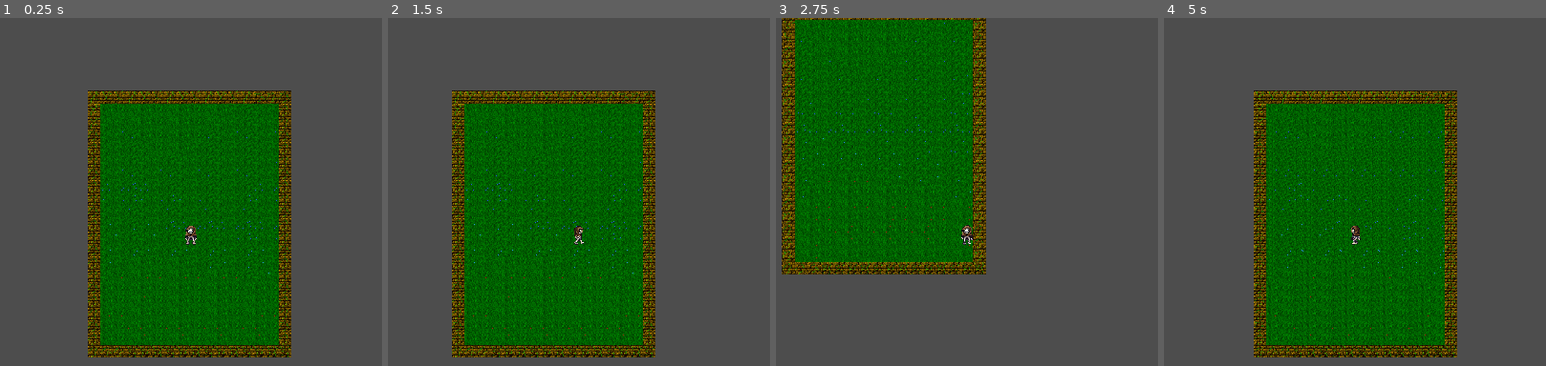
Above: before the commit, frames 1-4 (left to right).
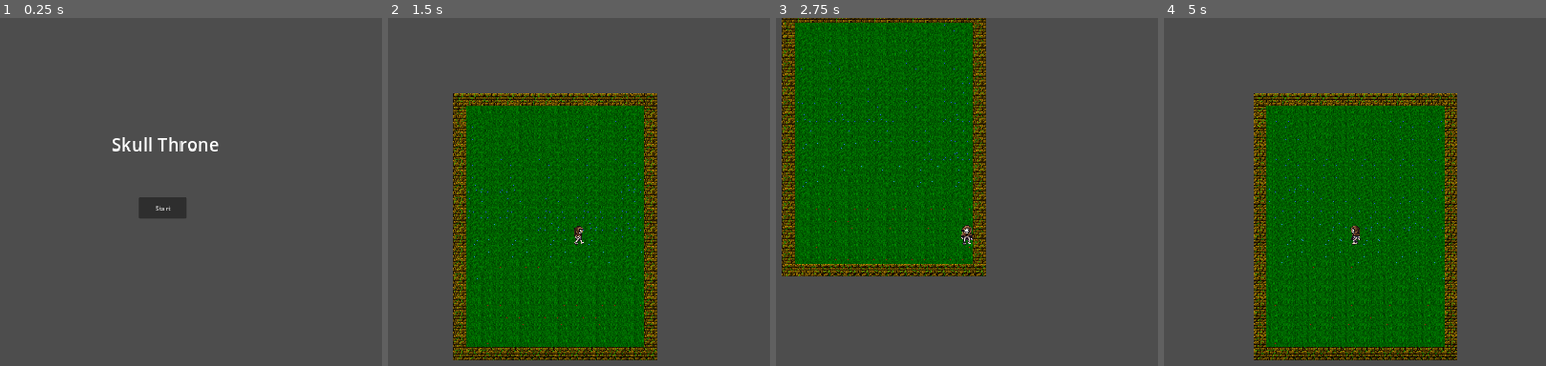
Above: after the commit, the same moments.

Repository: vperezvil/skull-throne
Game: Godot game, scene res://scenes/world.tscn
The game is run twice, just before and just after one commit, with the same random seed, the same clock (stepped at 60 frames per second) and the same inputs.
Inputs (mouse positions are in pixels of both pictures, inside the frame that each line leads up to):
- Up to frame 1 (0.25 s): no input
- Up to frame 2 (1.5 s): click (552, 209) at 0.5 s, where only the run after the commit has a clickable "Start"; tap Enter at 1.25 s; hold Right (ui_right) from 1.28 s (still down)
- Up to frame 3 (2.75 s): release Right (ui_right) at 2.03 s; hold Down (ui_down) from 2.03 s (still down)
- Up to frame 4 (5 s): release Down (ui_down) at 2.78 s; hold Right (ui_right) 2.78-3.53 s; tap Space at 3.5 s; hold Up (ui_up) 3.53-4.28 s; hold Left (ui_left) from 4.28 s (still down)

The runs differ from the first frame. In frame 1, 41% of the frame differs, in the area x 23-77%, y 20-98%; in frame 2, 18%; in frame 3, 16%; in frame 4, 17%.

Commit message:
Add a start menu

Diff:
--- /dev/null
+++ b/UI.gd
@@ -0,0 +1,19 @@
+extends CanvasLayer
+
+signal game_started
+@onready var menu = $"main-menu"
+# Called when the node enters the scene tree for the first time.
+func _ready():
+	pass # Replace with function body.
+
+
+# Called every frame. 'delta' is the elapsed time since the previous frame.
+func _process(delta):
+	pass
+
+
+func _on_play_pressed():
+	game_started.emit()
+
+func _on_world_map_generated():
+	menu.visible = false
--- a/scenes/world.gd
+++ b/scenes/world.gd
@@ -3,13 +3,20 @@
 var tilemap = null
 var player = null
 var boss_room_position = Vector2()
-
+var game_state
+enum GameState {IDLE, RUNNING, ENDED}
+@onready var ui = $ui
+signal map_generated
 var rooms = []
 # Called when the node enters the scene tree for the first time.
 func _ready():
 	tilemap = $Map
 	player = $TinyBones
+	player.visible = false
+	ui.game_started.connect(game_started)
 
+
+func game_started():
 	# Generate the map layout
 	generate_map()
 
@@ -18,12 +25,11 @@
 		var shape = ShapeCast2D.new()
 		shape.shape = player.get_child(0)
 		if !shape.is_colliding():
-			player.set_position(r.end / 2)
-
+			player.set_position(r.get_center())
+	player.visible = true
 	# Place boss room
 	#place_boss_room()
-
-
+	map_generated.emit()
 # Called every frame. 'delta' is the elapsed time since the previous frame.
 func _process(delta):
 	pass
--- a/scenes/world.tscn
+++ b/scenes/world.tscn
@@ -6,6 +6,7 @@
 [ext_resource type="Texture2D" uid="uid://dobmn3f1283i6" path="res://assets/map/floor/cobble_atlas_1.png" id="2_jfbwa"]
 [ext_resource type="Texture2D" uid="uid://btocr5dtn0m3l" path="res://assets/map/wall/grass_wall.png" id="3_6ommp"]
 [ext_resource type="Script" path="res://scenes/Map.gd" id="3_wvnbh"]
+[ext_resource type="PackedScene" uid="uid://cpq13kxejjodc" path="res://scripts/ui.tscn" id="7_16ak5"]
 
 [sub_resource type="TileSetAtlasSource" id="TileSetAtlasSource_o0l37"]
 texture = ExtResource("1_j8ert")
@@ -138,3 +139,7 @@
 
 [node name="TinyBones" parent="." instance=ExtResource("2_b0oxb")]
 position = Vector2(541, 346)
+
+[node name="ui" parent="." instance=ExtResource("7_16ak5")]
+
+[connection signal="map_generated" from="." to="ui" method="_on_world_map_generated"]
--- /dev/null
+++ b/scripts/ui.tscn
@@ -0,0 +1,27 @@
+[gd_scene load_steps=2 format=3 uid="uid://cpq13kxejjodc"]
+
+[ext_resource type="Script" path="res://UI.gd" id="1_1ysiq"]
+
+[node name="UI" type="CanvasLayer"]
+script = ExtResource("1_1ysiq")
+
+[node name="in-game" type="Node2D" parent="."]
+
+[node name="main-menu" type="Node2D" parent="."]
+
+[node name="Play" type="Button" parent="main-menu"]
+offset_left = 829.0
+offset_top = 451.0
+offset_right = 949.0
+offset_bottom = 505.0
+text = "Start"
+
+[node name="RichTextLabel" type="RichTextLabel" parent="main-menu"]
+offset_left = 760.0
+offset_top = 285.0
+offset_right = 1034.0
+offset_bottom = 414.0
+theme_override_font_sizes/normal_font_size = 45
+text = "Skull Throne"
+
+[connection signal="pressed" from="main-menu/Play" to="." method="_on_play_pressed"]
Not shown: 1 places in scenes/world.tscn that only renumber resources
